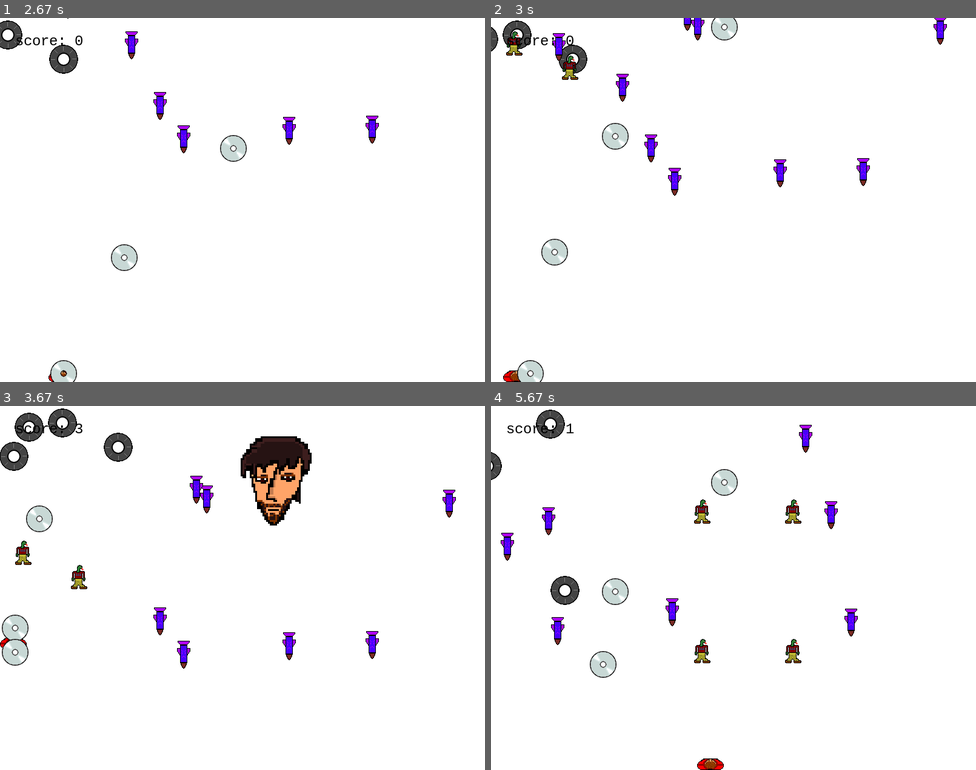
Above: before the commit, frames 1-4 (two rows, left to right).
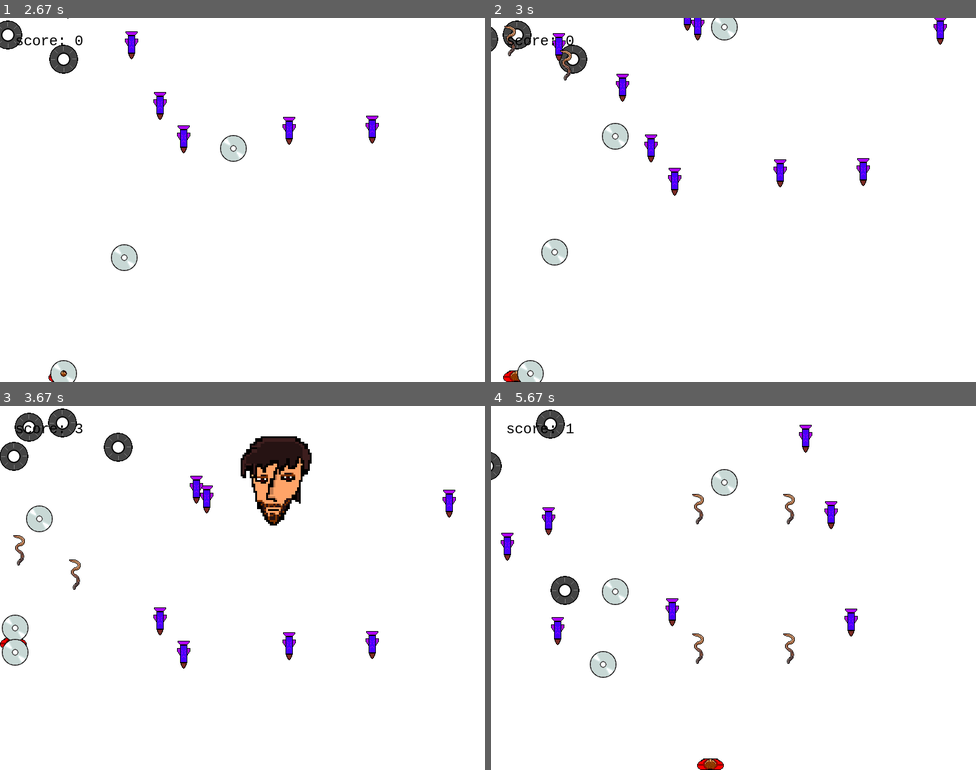
Above: after the commit, the same moments.

Repository: GilbertWilliams/Antimal2ElectricBoogaloo
Game: pygame game, started from main.py
The game is run twice, just before and just after one commit, with the same random seed, the same clock (stepped at 60 frames per second) and the same inputs.
Inputs:
- Up to frame 1 (2.67 s): tap Enter at 0.33 s; tap Space at 0.67, 1.07, 1.37, 1.57, 1.87, 2.07, 2.37, 2.63 s; hold Up 1-1.47 s; hold Left 1.5-1.97 s; hold Left 2-2.53 s; hold Down from 2.57 s (still down)
- Up to frame 2 (3 s): release Down at 2.87 s; hold Left from 2.9 s (still down); tap Space at 2.97 s
- Up to frame 3 (3.67 s): tap Space at 3.27, 3.4 s; release Left at 3.3 s; hold Up from 3.33 s (still down)
- Up to frame 4 (5.67 s): release Up at 3.7 s; hold Right 3.73-4.37 s; tap Space at 3.8, 4.1, 4.47, 4.87, 5.17, 5.37 s; hold Down 4.4-4.77 s; hold Left 4.8-5.27 s; hold Right from 5.3 s (still down)

Frame 1 is identical in both runs. In frame 2, 0.3% of the frame differs, in the area x 2-18%, y 2-18%; in frame 3, 0.3%; in frame 4, 0.7%, in the area x 41-64%, y 24-71%.

Commit message:
Final Version
Finally

Diff:
--- a/main.py
+++ b/main.py
@@ -74,7 +74,7 @@
 class enemyBullet(Bullet):
     def __init__(self, x, y):
         Bullet.__init__(self)
-        self.image = pygame.image.load('resources\kha.png')
+        self.image = pygame.image.load('resources\worm.png')
         self.vel = 10
         self.rect.x = x
         self.rect.y = y
@@ -128,7 +128,7 @@
         self.rect = self.image.get_rect()
         self.rect.x = x
         self.rect.y = y
-        self.health = 10
+        self.health = 20
         self.dx = 6
         self.bosscounter = 0
 
